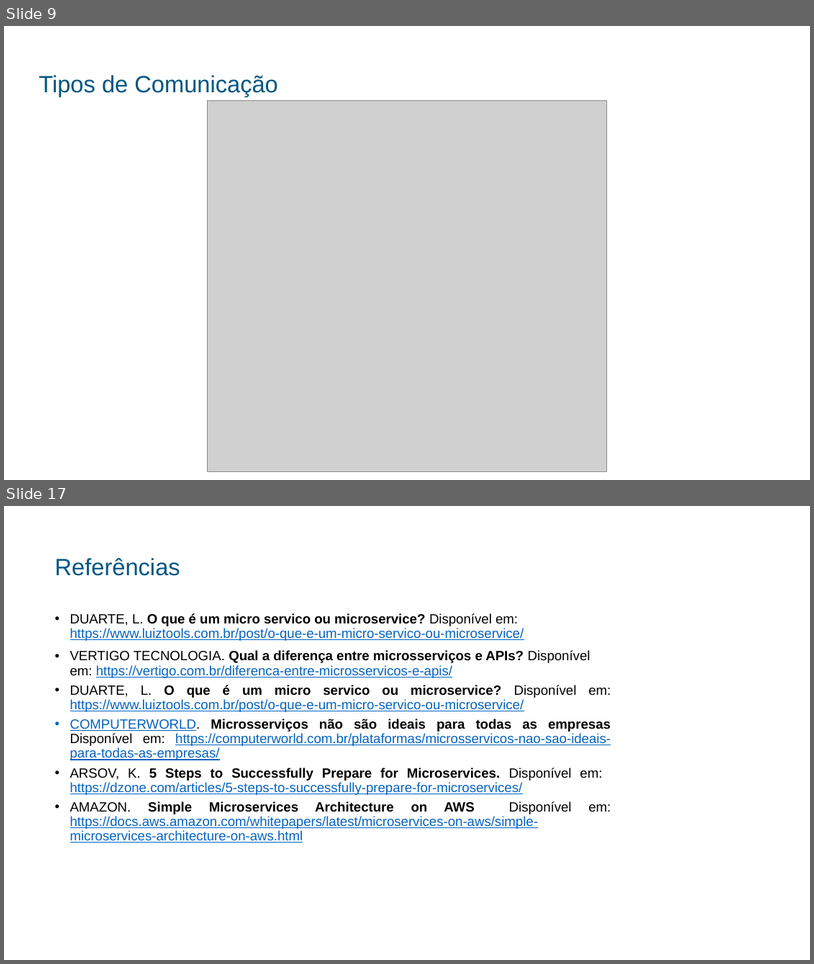
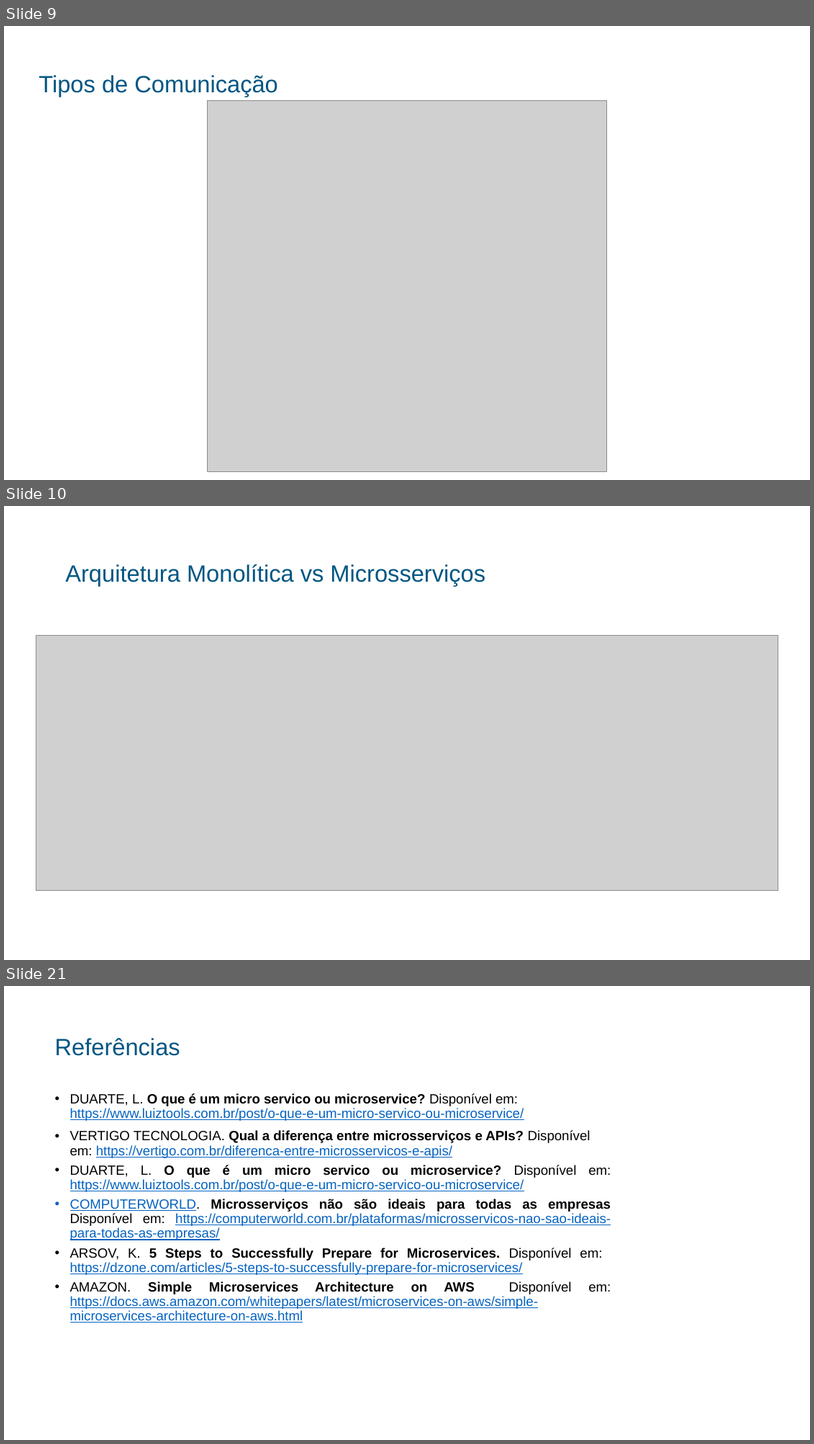
Before and after one commit to alexandrepeluchi/trabalho-diplomacao, a slide deck: Documentos/Apresentação Power Point/Apresentação do TD - Alexandre Peluchi.pptx. Shown one above the other, each under a label of ours: slides 9 and 17 before the commit, slides 9, 10 and 21 after it; the slides between them are not shown. The pictures are 814x964 and 814x1444 pixels, drawn with LibreOffice and Linux fonts; fonts in the diff are those of the drawing; grey boxes stand for pictures. Boxes give left, top, right and bottom in pixels: in the first picture for what was removed or moved away, otherwise in the second. Text is boxed around its words. In the diff, an @@ line names an element or a change of style, - is before the commit and + after.

```diff
--- a/Documentos/Apresentação Power Point/Apresentação do TD - Alexandre Peluchi.pptx
+++ b/Documentos/Apresentação Power Point/Apresentação do TD - Alexandre Peluchi.pptx
@@ slide 10 added at (x1=4, y1=506, x2=810, y2=960), background #FFFFFF @@
@@ title added at (x1=65, y1=564, x2=486, y2=585), 28 pt, text #025682 @@
+Arquitetura Monolítica vs Microsserviços
@@ picture added at (x1=36, y1=635, x2=778, y2=890) @@
@@ what was slide 17 is now slide 21 @@
```
Also in this commit, not shown: 11 slides changed, 5 other slides added, 2 slides removed, 1 other file.
